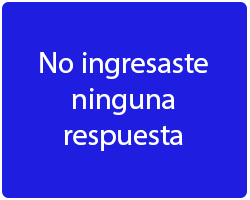
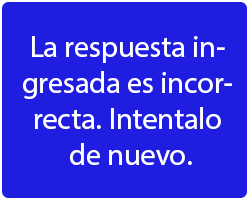
Revision of a layered w=250, h=200 image; what changed, layer by layer:
added layer ". copy" above "." over (188, 161, 192, 165)
added layer "." above "La respuesta ingresada es incorrecta Intentalo de nuevo" over (97, 125, 101, 129)
renamed "No ingresaste ninguna respuesta" to "La respuesta ingresada es incorrecta Intentalo de nuevo", painted on it over (23, 36, 232, 165)
